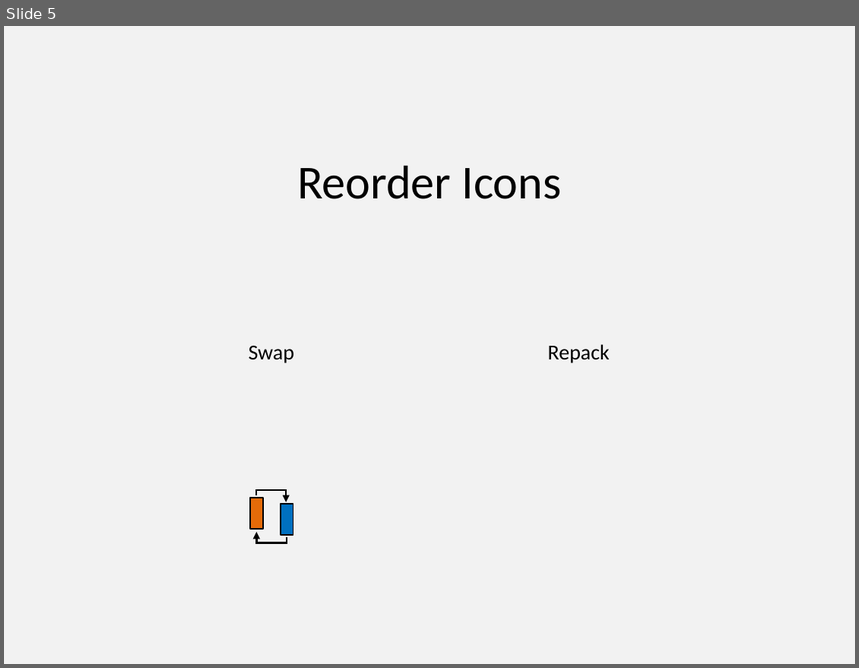
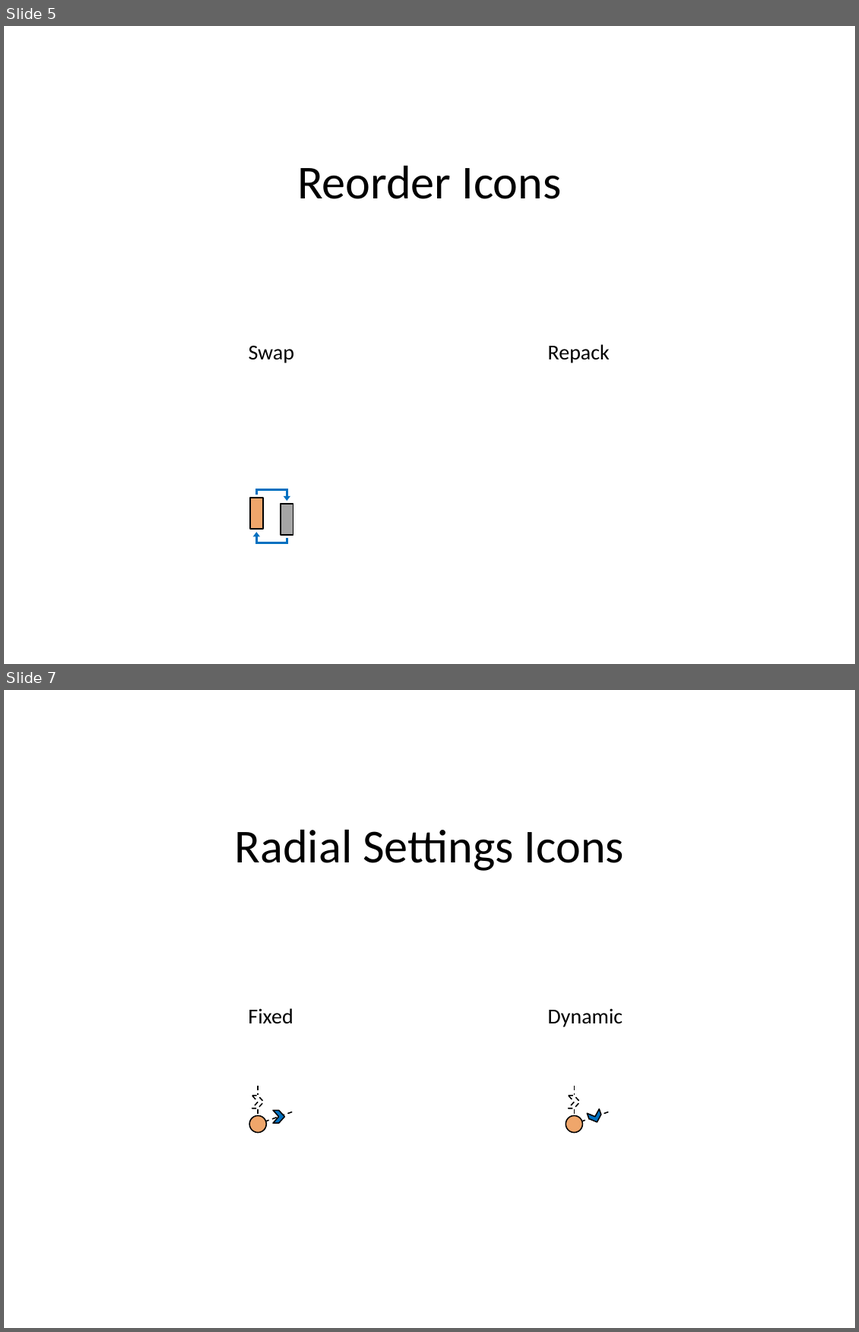
Before and after one commit to PowerPointLabs/PowerPointLabs, a slide deck: doc/Icons-PositionsLab.pptx. Shown one above the other, each under a label of ours: slide 5 before the commit, slides 5 and 7 after it; the slides between them are not shown. The pictures are 859x668 and 859x1332 pixels, drawn with LibreOffice and Linux fonts; fonts in the diff are those of the drawing. Boxes give left, top, right and bottom in pixels: in the first picture for what was removed or moved away, otherwise in the second. Text is boxed around its words. In the diff, an @@ line names an element or a change of style, - is before the commit and + after.

```diff
--- a/doc/Icons-PositionsLab.pptx
+++ b/doc/Icons-PositionsLab.pptx
@@ slide 7 added at (x1=4, y1=690, x2=855, y2=1328), background #FFFFFF @@
@@ text added at (x1=235, y1=829, x2=624, y2=871), 40 pt, text #000000 @@
+Radial Settings Icons
@@ text added at (x1=248, y1=1008, x2=293, y2=1024), 18 pt, text #000000 @@
+Fixed
@@ text added at (x1=548, y1=1008, x2=623, y2=1027), 18 pt, text #000000 @@
+Dynamic
@@ group added at (x1=249, y1=1086, x2=293, y2=1132): 3 lines, 2 chevrons, 1 ellipse @@
@@ group added at (x1=566, y1=1086, x2=608, y2=1132): 3 lines, 2 chevrons, 1 ellipse @@
@@ slide 5 changed as well @@
@@ background #F2F2F2 to #FFFFFF @@
@@ rectangle at (x1=250, y1=499, x2=262, y2=530): fill #E46B09 to #EFA66B @@
@@ elbow arrow added from (257, 495) to (287, 501), #0070C0 1.75 pt @@
@@ rectangle at (x1=281, y1=504, x2=294, y2=536): fill #0070C0 to #A6A6A6 @@
@@ group removed at (x1=255, y1=490, x2=287, y2=543): 4 lines, 2 arrows @@
@@ elbow arrow added from (287, 538) to (257, 532), #0070C0 1.75 pt @@
```
Also in this commit, not shown: 5 other slides changed, 4 other files.
